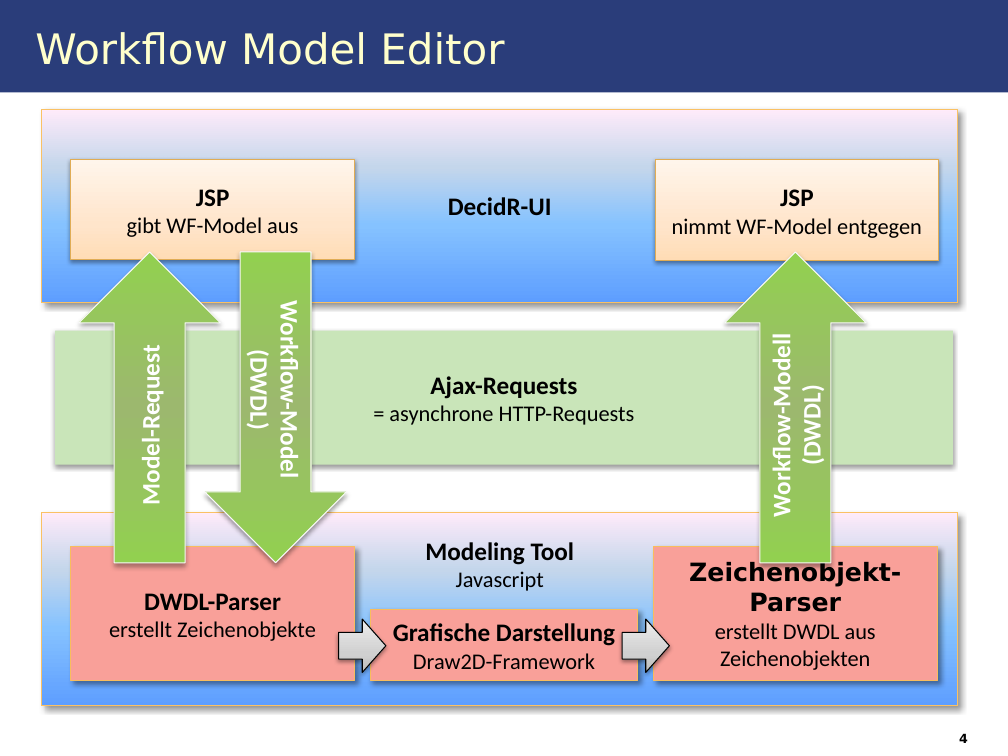
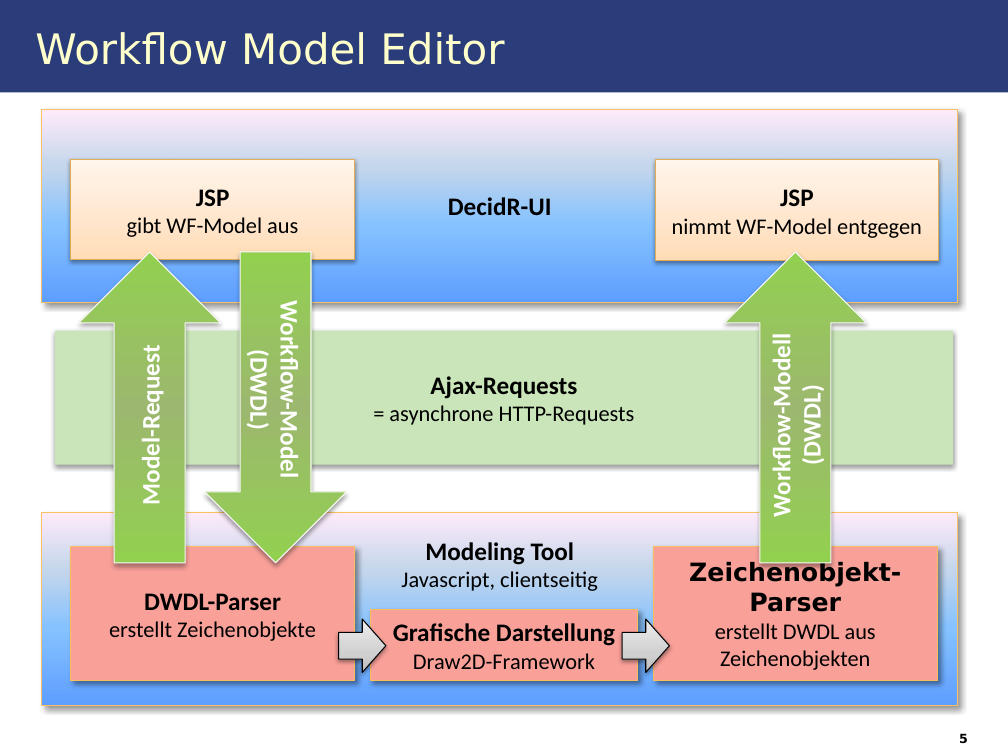
Before and after one commit to IAAS/decidr, a slide deck: slide 5 of docs/software-design/Entwurfspräsentation/Modeling Tool/ModelingToolTeamPresentation.pptx (slide 4 before the commit). Drawn at 1008x756 pixels with LibreOffice and Linux fonts; fonts in the diff are those of the drawing. Boxes give left, top, right and bottom in pixels: in the first picture for what was removed or moved away, otherwise in the second. Text is boxed around its words. In the diff, an @@ line names an element or a change of style, - is before the commit and + after.

Commit message:
JE: modified Modeling Tool Presentation

```diff
--- a/docs/software-design/Entwurfspräsentation/Modeling Tool/ModelingToolTeamPresentation.pptx
+++ b/docs/software-design/Entwurfspräsentation/Modeling Tool/ModelingToolTeamPresentation.pptx
@@ text in rectangle at <box>401,571,598,591</box>: text changed @@
-Javascript
+Javascript, clientseitig
@@ page number at <box>959,733,968,743</box>: text changed @@
-4
+5
```
Also in this commit, not shown: 3 other slides changed, 1 slide added, 1 other file.
